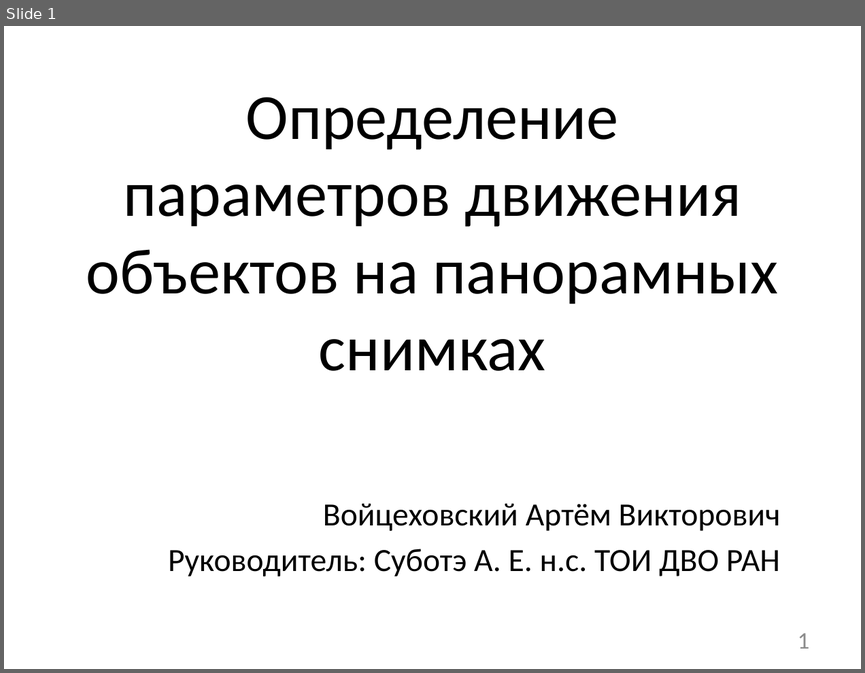
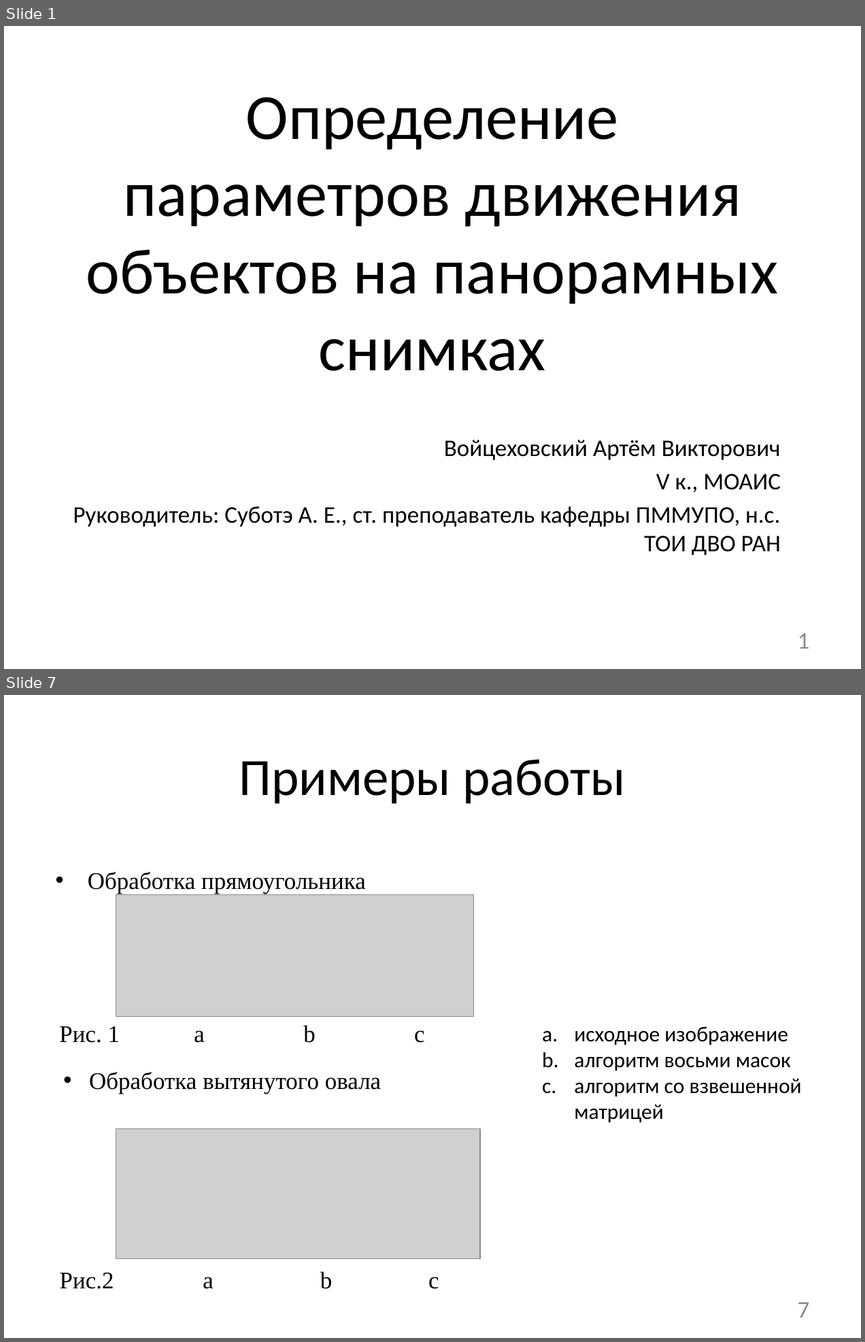
Before and after one commit to NecroArt/Diploma, a slide deck: docs/parts/conference.pptx. Shown one above the other, each under a label of ours: slide 1 before the commit, slides 1 and 7 after it; the slides between them are not shown. The pictures are 865x673 and 865x1342 pixels, drawn with LibreOffice and Linux fonts; fonts in the diff are those of the drawing; grey boxes stand for pictures. Boxes give left, top, right and bottom in pixels: in the first picture for what was removed or moved away, otherwise in the second. Text is boxed around its words. In the diff, an @@ line names an element or a change of style, - is before the commit and + after.

```diff
--- a/docs/parts/conference.pptx
+++ b/docs/parts/conference.pptx
@@ slide 7 added at box(4, 695, 861, 1338), background #FFFFFF @@
@@ title added at box(239, 759, 625, 804), 44 pt, text #000000 @@
+Примеры работы
@@ text added at box(88, 872, 381, 1094), 20 pt, text #000000 @@
+• Обработка прямоугольника
+• Обработка вытянутого овала
@@ picture added at box(116, 895, 473, 1016) @@
@@ text added at box(59, 1025, 425, 1042), 20 pt, text #000000 @@
+  Рис. 1 a b c
@@ text added at box(574, 1026, 802, 1123), 18 pt, text #000000 @@
+a. исходное изображение
+b. алгоритм восьми масок
+c. алгоритм со взвешенной матрицей
@@ picture added at box(116, 1129, 481, 1259) @@
@@ text added at box(60, 1271, 439, 1289), 20 pt, text #000000 @@
+  Рис.2 a b c
@@ page number added at box(798, 1302, 810, 1317), 20 pt, text #8C8C8C @@
+7
@@ slide 1 changed as well @@
@@ subtitle "Войцеховский Артём Викторович": place and size @@
-subtitle "Войцеховский Артём Викторович" at box(168, 503, 781, 576)
+subtitle "Войцеховский Артём Викторович" at box(73, 439, 781, 555)
@@ subtitle at box(444, 439, 781, 460): size 27.2 to 20 pt in "Войцеховский Артём Викторович"; less space between paragraphs @@
@@ subtitle at box(73, 473, 781, 555): text changed; size 27.2 to 20 pt @@
-Руководитель: Суботэ А. Е. н.с. ТОИ ДВО РАН
+V к., МОАИС
+Руководитель: Суботэ А. Е., ст. преподаватель кафедры ПММУПО, н.с. ТОИ ДВО РАН
```
Also in this commit, not shown: 11 other slides added, 2 slides removed, 7 other files.
